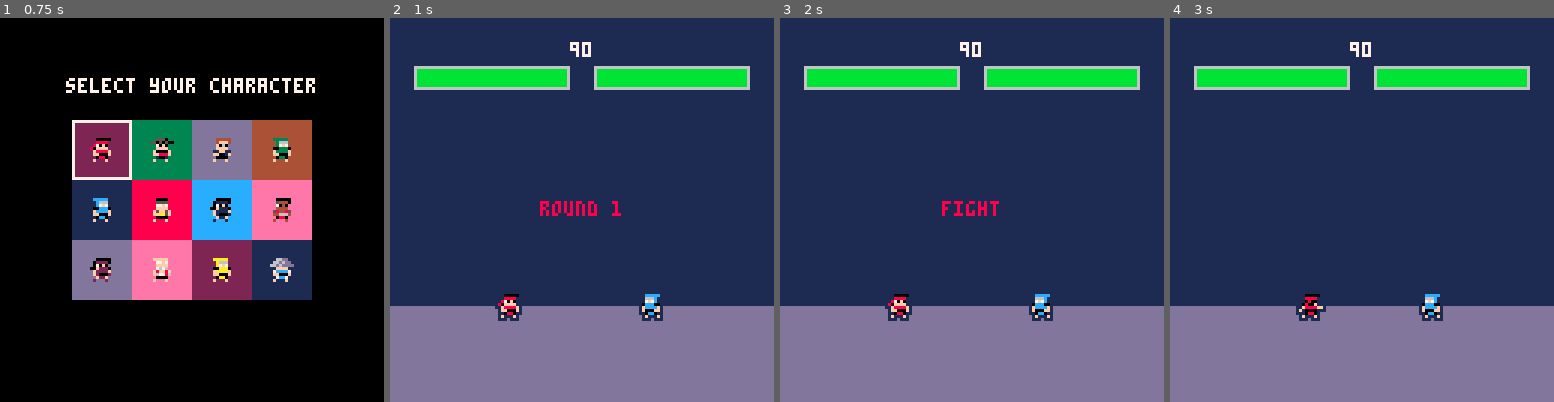
Above: before the commit, frames 1-4 (left to right).
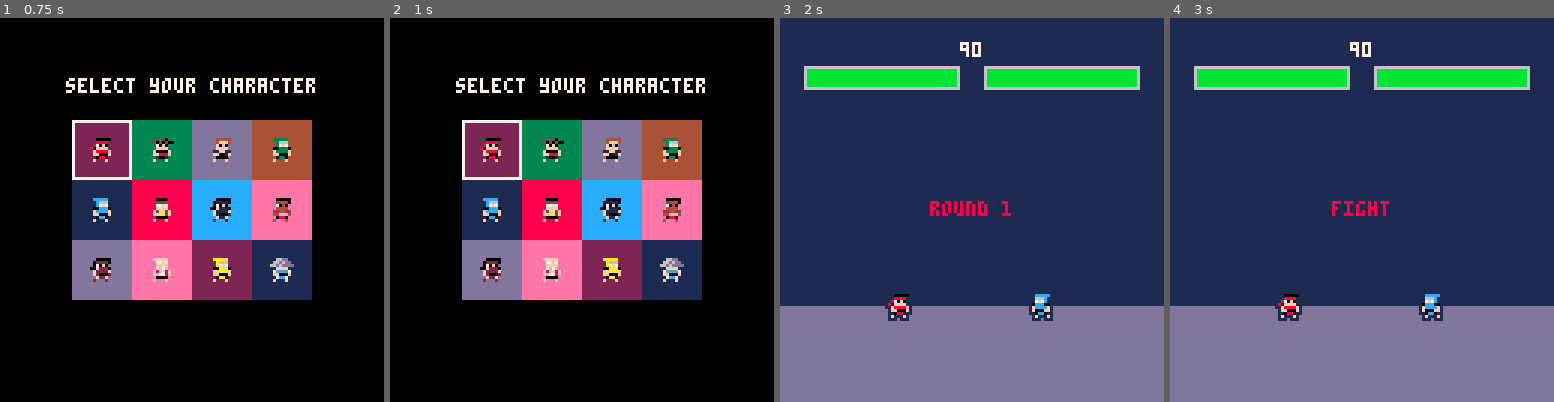
Above: after the commit, the same moments.

Repository: nascimento-cesar/pico-kombat-2
Game: PICO-8 cartridge shaolin-monks/shaolin-monks.p8
The game is run twice, just before and just after one commit, with the same random seed, the same clock (stepped at 60 frames per second) and the same inputs.
Inputs:
- Up to frame 1 (0.75 s): tap X (X key) at 0.33 s; tap O (Z key) at 0.7 s
- Up to frame 2 (1 s): no input
- Up to frame 3 (2 s): tap X (X key) at 1.07, 1.85 s; hold Right from 1.6 s (still down); tap O (Z key) at 1.7 s
- Up to frame 4 (3 s): release Right at 2.1 s; tap O (Z key) at 2.1, 2.5, 2.9 s; hold Up 2.15-2.42 s; hold Right from 2.47 s (still down); tap X (X key) at 2.97 s

Frame 1 is identical in both runs. In frame 2, 95% of the frame differs, in the area x 0-100%, y 0-100%; in frame 3, 0.3%; in frame 4, 0.9%.

Commit message:
feat(shaolin-monks): finish sfx creation and improve character selection screen

Diff:
--- a/shaolin-monks/core/init.lua
+++ b/shaolin-monks/core/init.lua
@@ -13,7 +13,7 @@
 end
 
 function define_global_variables()
-  current_screen, p1, p2 = "start", {}, {}
+  current_screen, p1, p2, temp = "start", {}, {}, {}
   define_combat_variables()
 end
 
--- a/shaolin-monks/draw/gameplay.lua
+++ b/shaolin-monks/draw/gameplay.lua
@@ -2,7 +2,7 @@
   cls()
 
   if combat_round_state == "boss_defeated" then
-    if combat_round_loser.defeat_animation_step == 1 then
+    if temp.defeat_animation_step == 1 then
       shift_pal "p07172737475767778797a7b7c7d7e7f7"
       draw_stage()
       pal()
@@ -11,7 +11,7 @@
       draw_stage()
       draw_players()
 
-      if combat_round_loser.defeat_animation_step == 3 then
+      if temp.defeat_animation_step == 3 then
         draw_blinking_text "evil emperor has fallen!"
       end
     end
--- a/shaolin-monks/update/character_selection.lua
+++ b/shaolin-monks/update/character_selection.lua
@@ -1,30 +1,39 @@
 function update_character_selection()
-  foreach_player(handle_cursor_movement)
+  music(-1, 200)
+
+  if temp.characters_selected and not is_timer_active(temp, "round_beginning_timer", 30) then
+    p1.temp_character, p2.temp_character, temp.characters_selected, current_screen = nil, nil, false, "next_combat"
+  else
+    foreach_player(handle_cursor_movement)
+  end
 end
 
 function handle_cursor_movement(p, p_id, vs)
   local new_char, is_vs_selected = p.highlighted_char, vs.has_joined and vs.temp_character
+  local move_cursor = function(i)
+    new_char += i
+    sfx(34)
+  end
 
   if p.has_joined and not p.temp_character then
     if btnp(⬆️, p_id) then
-      new_char += new_char < 5 and 8 or -4
+      move_cursor(new_char < 5 and 8 or -4)
     elseif btnp(⬇️, p_id) then
-      new_char += new_char > 8 and -8 or 4
+      move_cursor(new_char > 8 and -8 or 4)
     elseif btnp(⬅️, p_id) then
-      new_char += (new_char == 1 or new_char == 5 or new_char == 9) and 3 or -1
+      move_cursor((new_char == 1 or new_char == 5 or new_char == 9) and 3 or -1)
     elseif btnp(➡️, p_id) then
-      new_char += new_char % 4 == 0 and -3 or 1
+      move_cursor(new_char % 4 == 0 and -3 or 1)
     elseif btnp(🅾️, p_id) or btnp(❎, p_id) then
       p.temp_character = characters[new_char]
 
       if is_vs_selected or not vs.has_joined then
-        current_screen = "next_combat"
+        sfx(35)
+        temp.characters_selected = true
         p.character = p.temp_character
-        p.temp_character = nil
 
         if is_vs_selected then
           vs.character = vs.temp_character
-          vs.temp_character = nil
         end
       end
     end
--- a/shaolin-monks/update/gameplay/core.lua
+++ b/shaolin-monks/update/gameplay/core.lua
@@ -75,11 +75,11 @@
     end
 
     if timer > 180 then
-      combat_round_loser.defeat_animation_step = 1
+      temp.defeat_animation_step = 1
     elseif timer > 120 then
-      if combat_round_loser.defeat_animation_step == 1 then
+      if temp.defeat_animation_step == 1 then
         setup_next_action(combat_round_loser, "boss_defeated", nil, true)
-        combat_round_loser.defeat_animation_step, combat_round_winner.x, combat_round_winner.y, combat_round_loser.x, combat_round_loser.y = 2, -20, -20, map_max_x / 2, y_bottom_limit
+        temp.defeat_animation_step, combat_round_winner.x, combat_round_winner.y, combat_round_loser.x, combat_round_loser.y = 2, -20, -20, map_max_x / 2, y_bottom_limit
       end
 
       update_player(combat_round_loser)
@@ -95,14 +95,14 @@
         particle_function(3, 4, max(20, flr_rnd(30)), max(2, flr_rnd(4)))
         particle_function(7, 2, max(20, flr_rnd(30)), flr_rnd(3))
       end
-    elseif combat_round_loser.defeat_animation_step == 2 then
+    elseif temp.defeat_animation_step == 2 then
       particle_function(11, 8, 40, 6)
       particle_function(3, 8, 40, 3)
       particle_function(7, 8, 40, 6)
-      combat_round_loser.defeat_animation_step, combat_round_loser.x, combat_round_loser.y = 3, -20, -20
+      temp.defeat_animation_step, combat_round_loser.x, combat_round_loser.y = 3, -20, -20
     end
-  elseif combat_round_loser.defeat_animation_step == 3 then
-    if not is_timer_active(combat_round_timers, "congratulations", 240) then
+  elseif temp.defeat_animation_step == 3 then
+    if not is_timer_active(temp, "congratulations", 240) then
       _init()
     end
   end
--- a/shaolin-monks/update/next_combat.lua
+++ b/shaolin-monks/update/next_combat.lua
@@ -1,4 +1,5 @@
 function update_next_combat()
+  music(-1, 200)
   local main_player = get_main_player()
 
   if main_player then
--- a/shaolin-monks/update/start.lua
+++ b/shaolin-monks/update/start.lua
@@ -1,4 +1,5 @@
 function update_start()
+  music(-1, 200)
   foreach_player(function(p, p_id)
     if btnp(❎, p_id) then
       init_player(p)
Not shown, changed: the sound effects (__sfx__) section of shaolin-monks/shaolin-monks.p8
Not shown, changed: shaolin-monks/readme.md
